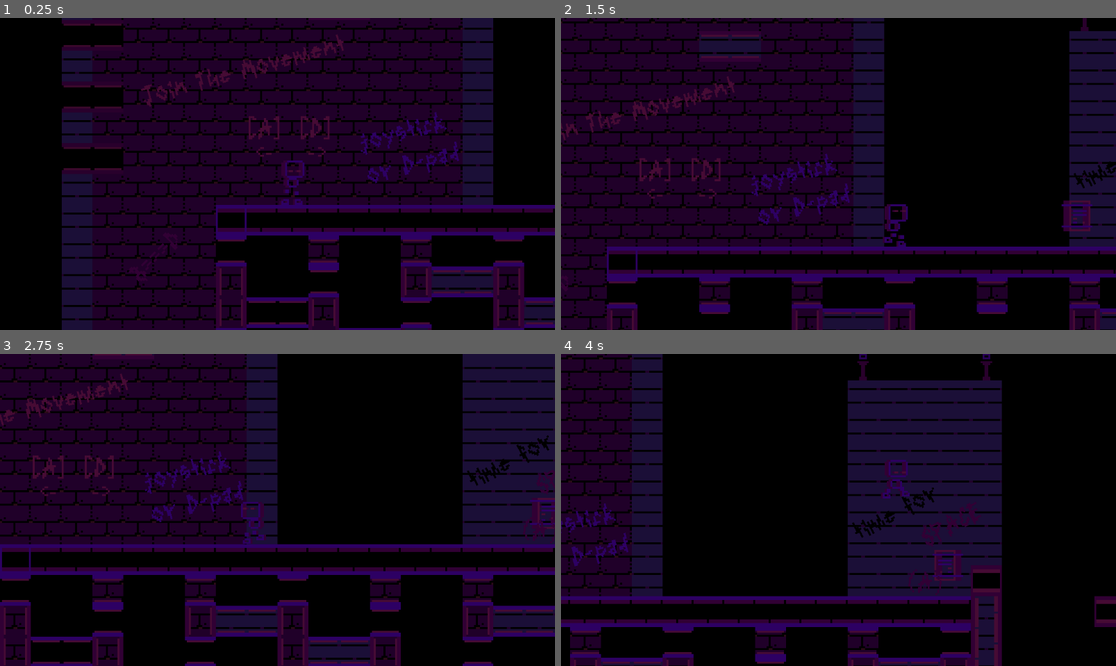
Above: before the commit, frames 1-4 (two rows, left to right).
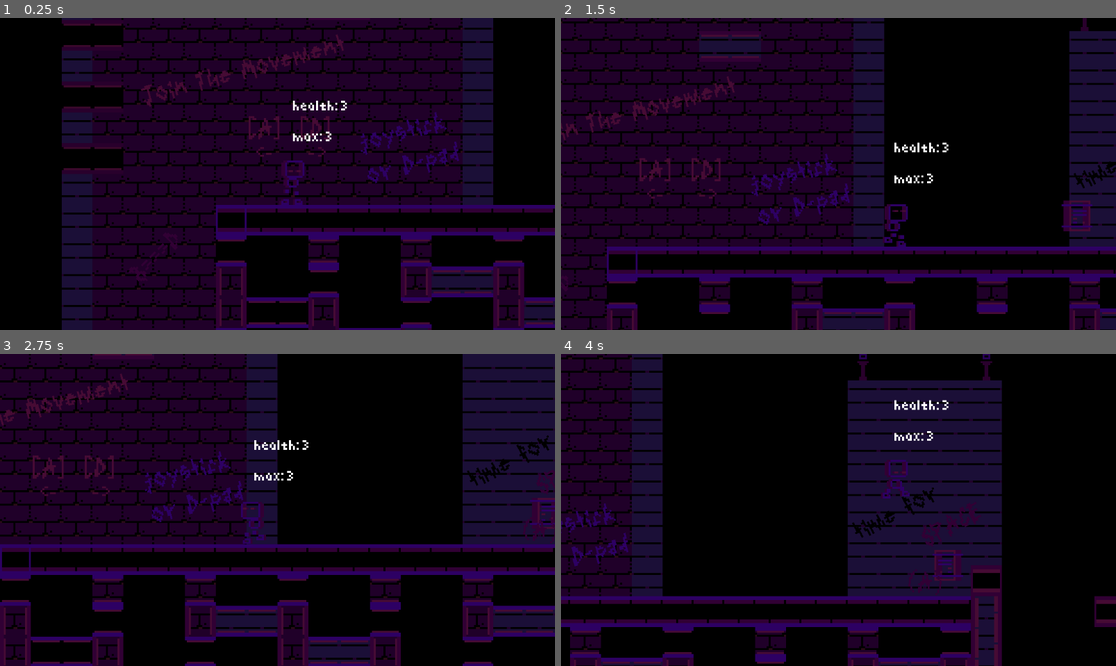
Above: after the commit, the same moments.

Repository: jon-patch-modular/color-fella
Game: Godot game, scene res://Escenes/Nivells/Test Level.tscn
Same seed, same stepped clock (60 frames per second), same inputs: the game is played once before the commit and once after it.
Inputs:
- Up to frame 1 (0.25 s): no input
- Up to frame 2 (1.5 s): tap Enter (ui_accept) at 0.5 s; hold Right (move_right) from 0.53 s (still down); tap Space (jump) at 0.77 s
- Up to frame 3 (2.75 s): tap Space (jump) at 1.52 s; release Right (move_right) at 2.03 s; hold Left (move_left) from 2.03 s (still down)
- Up to frame 4 (4 s): release Left (move_left) at 2.78 s; hold Right (move_right) from 2.78 s (still down); tap Space (jump) at 3.02, 3.77 s

The runs differ from the first frame. In frame 1, 0.2% of the frame differs, in the area x 52-63%, y 26-40%; in frame 2, 0.2%; in frame 3, 0.2%; in frame 4, 0.2%.

Commit message:
Afegit un visualitzador rudimentari per PlayerHealth. Pendent generalitzar per a qualsevol health

Diff:
--- a/Codi/health.gd
+++ b/Codi/health.gd
@@ -6,6 +6,10 @@
 signal max_health_changed(amount:int)
 signal health_changed(amount:int)
 signal ceased_to_be #fucking dead. Deceased. this is an EX-character.
+
+func _ready() -> void:
+	health_changed.emit(health)
+	max_health_changed.emit(health)
 
 #__Parameters which might or might not be properties______
 @export var max_health: int = 20:
--- a/Codi/player_health.gd
+++ b/Codi/player_health.gd
@@ -1,7 +1,20 @@
 extends Health
 
-@onready var player_2d = $".."
+#@onready var player_2d = $".."
+@onready var health_debug_label : Label = $"../debug_stats_labels/health_debug"
+@onready var max_debug_label : Label = $"../debug_stats_labels/max_health_debug"
 
 
-func _on_ceased_to_be():
+
+func _on_ceased_to_be() -> void:
 	GayManager.player_death()
+
+func _ready() -> void:
+	_on_health_changed(health)
+	_on_max_health_changed(max_health)
+
+func _on_health_changed(amount) -> void:
+	health_debug_label.text = "health: " + str(health)
+
+func _on_max_health_changed(amount) -> void:
+	max_debug_label.text = "max: " + str(max_health)
--- a/Escenes/Game Elements/Mobs/Jugador.tscn
+++ b/Escenes/Game Elements/Mobs/Jugador.tscn
@@ -7,6 +7,8 @@
 [ext_resource type="Texture2D" uid="uid://diy5ujm7iaiwe" path="res://Recursos/sprites/purp guy walcc.png" id="3_ktsfv"]
 [ext_resource type="Texture2D" uid="uid://7s8cxfak8e7t" path="res://Recursos/sprites/purp guy jump.png" id="3_lnh3s"]
 [ext_resource type="Script" path="res://Codi/player_health.gd" id="5_jfkh0"]
+[ext_resource type="FontFile" uid="uid://c5s13yvb73nl5" path="res://Recursos/Fonst/pixelated.ttf" id="7_2vij6"]
+[ext_resource type="Script" path="res://Escenes/Game Elements/Mobs/debug_stats_labels.gd" id="8_6jgqi"]
 
 [sub_resource type="AtlasTexture" id="AtlasTexture_tsarq"]
 atlas = ExtResource("2_0yiuk")
@@ -188,6 +190,9 @@
 [sub_resource type="CapsuleShape2D" id="CapsuleShape2D_pocj2"]
 radius = 6.0
 height = 25.0
+
+[sub_resource type="LabelSettings" id="LabelSettings_wv466"]
+font = ExtResource("7_2vij6")
 
 [node name="Player2D" type="CharacterBody2D"]
 z_index = 10
@@ -198,7 +203,7 @@
 [node name="AnimatedSprite2D" type="AnimatedSprite2D" parent="."]
 position = Vector2(0, -12)
 sprite_frames = SubResource("SpriteFrames_7jbtw")
-animation = &"Die Lmao"
+animation = &"Idle"
 autoplay = "Idle"
 
 [node name="PhysicsShape" type="CollisionShape2D" parent="."]
@@ -219,6 +224,29 @@
 shape = SubResource("CapsuleShape2D_pocj2")
 debug_color = Color(0.934994, 2.47392e-05, 0.650414, 0.42)
 
+[node name="debug_stats_labels" type="Node2D" parent="."]
+script = ExtResource("8_6jgqi")
+
+[node name="health_debug" type="Label" parent="debug_stats_labels"]
+offset_top = -56.0
+offset_right = 104.0
+offset_bottom = -32.0
+scale = Vector2(0.5, 0.5)
+text = "max: 42069"
+label_settings = SubResource("LabelSettings_wv466")
+
+[node name="max_health_debug" type="Label" parent="debug_stats_labels"]
+offset_top = -40.0
+offset_right = 104.0
+offset_bottom = -16.0
+scale = Vector2(0.5, 0.5)
+text = "max: 42069"
+label_settings = SubResource("LabelSettings_wv466")
+
 [connection signal="ceased_to_be" from="Health" to="." method="_on_rip"]
 [connection signal="ceased_to_be" from="Health" to="Health" method="_on_ceased_to_be"]
+[connection signal="health_changed" from="Health" to="Health" method="_on_health_changed"]
+[connection signal="health_changed" from="Health" to="debug_stats_labels" method="_on_health_changed"]
+[connection signal="max_health_changed" from="Health" to="Health" method="_on_max_health_changed"]
+[connection signal="max_health_changed" from="Health" to="debug_stats_labels" method="_on_max_health_changed"]
 [connection signal="area_entered" from="HurtReceiverArea" to="HurtReceiverArea" method="_on_area_entered"]
--- /dev/null
+++ b/Escenes/Game Elements/Mobs/debug_stats_labels.gd
@@ -0,0 +1 @@
+extends Node2D
--- a/Escenes/Nivells/Test Level.tscn
+++ b/Escenes/Nivells/Test Level.tscn
@@ -12,7 +12,7 @@
 [ext_resource type="PackedScene" uid="uid://c50r1qipsyau7" path="res://Escenes/Game Elements/One-Way Platforms/Invisible_Platform_5.tscn" id="12_27m7q"]
 [ext_resource type="PackedScene" uid="uid://djnftwnws0p63" path="res://Escenes/Game Elements/One-Way Platforms/invisible_Platform_1.tscn" id="13_avi2e"]
 [ext_resource type="PackedScene" uid="uid://bc6irx3r46jel" path="res://Escenes/Game Elements/One-Way Platforms/Invisible_Platform_2.tscn" id="14_lmxg8"]
-[ext_resource type="PackedScene" uid="uid://c84jsgvk4usof" path="res://Escenes/Killzone.tscn" id="15_twwtr"]
+[ext_resource type="PackedScene" uid="uid://c84jsgvk4usof" path="res://Escenes/rip.tscn" id="15_twwtr"]
 [ext_resource type="PackedScene" uid="uid://cj8x377bsu5v8" path="res://Escenes/Game Elements/Mobs/Computer Bot.tscn" id="16_fujkr"]
 [ext_resource type="FontFile" uid="uid://vlb1ghnc0iis" path="res://Recursos/Fonst/DoubleHomicide.ttf" id="17_dgsxv"]
 [ext_resource type="PackedScene" uid="uid://dlqoc5o37iv83" path="res://Escenes/Game Elements/Deco/8_és_igual_a_és_igual_a_és_igual_a_d.tscn" id="18_ld8n2"]
@@ -747,7 +747,6 @@
 
 [node name="Killzone" parent="." instance=ExtResource("15_twwtr")]
 position = Vector2(-256, 192)
-instakill = true
 
 [node name="CollisionShape2D" type="CollisionShape2D" parent="Killzone"]
 shape = SubResource("WorldBoundaryShape2D_syhrx")
Not shown: 1 places in Escenes/Game Elements/Mobs/Jugador.tscn that only renumber resources
